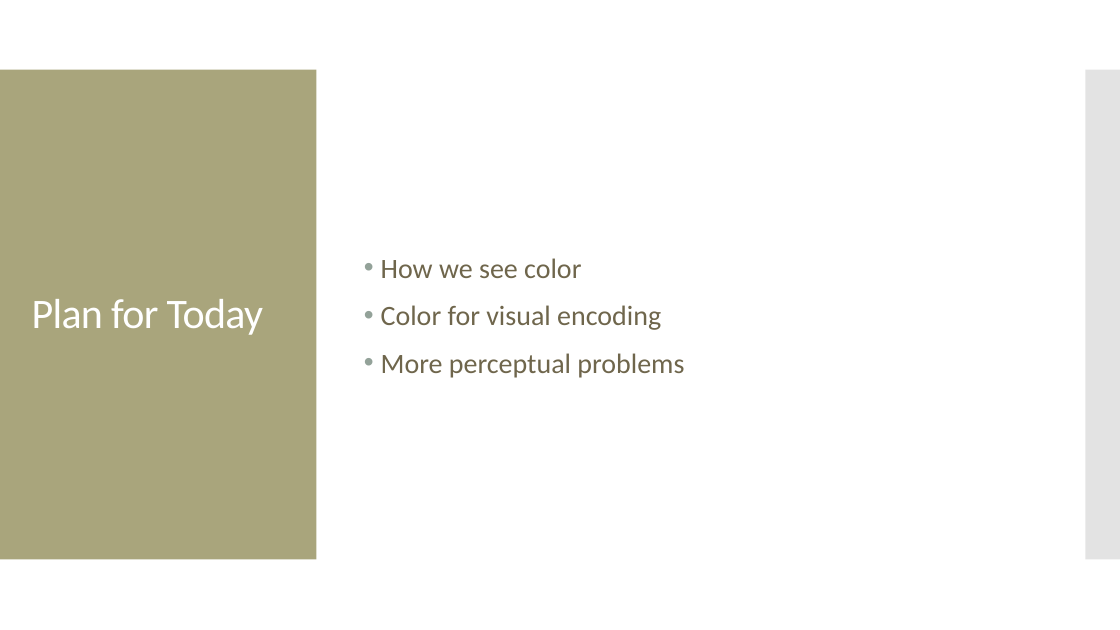
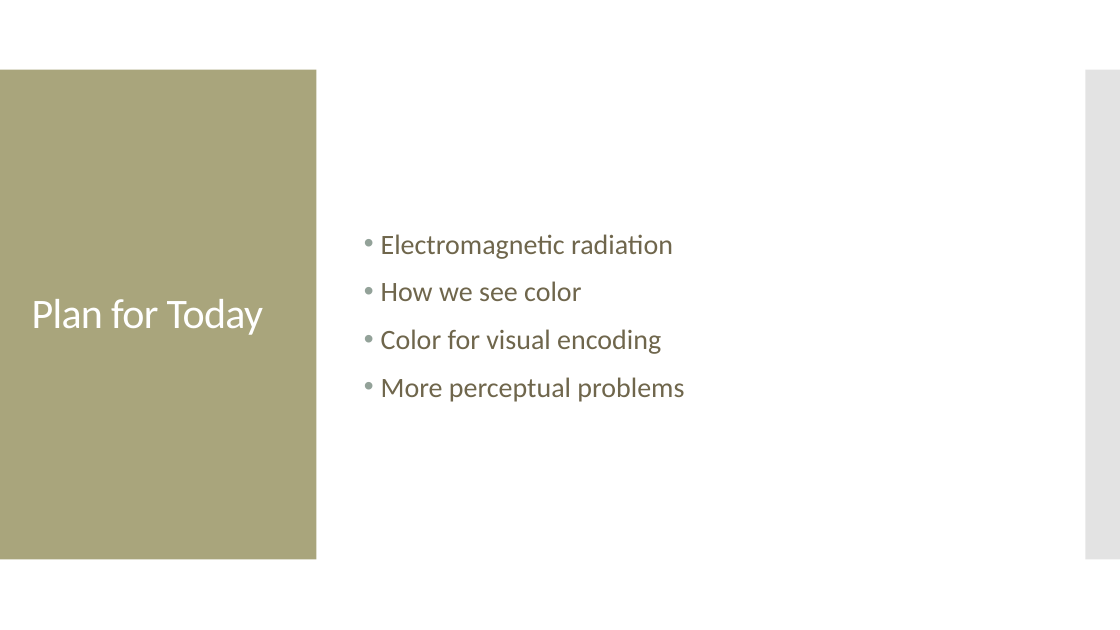
Before and after one commit to amosca01/SDS-CSC109, a slide deck: slide 2 of slides/05-color.pptx. Drawn at 1120x630 pixels with LibreOffice and Linux fonts; fonts in the diff are those of the drawing. Boxes give left, top, right and bottom in pixels: in the first picture for what was removed or moved away, otherwise in the second. Text is boxed around its words. In the diff, an @@ line names an element or a change of style, - is before the commit and + after.

```diff
--- a/slides/05-color.pptx
+++ b/slides/05-color.pptx
@@ text at (x1=381, y1=234, x2=673, y2=259): paragraph added @@
+• Electromagnetic radiation
```
Also in this commit, not shown: 1 other slide changed, 3 slides added, 1 slide removed, 1 other file.
